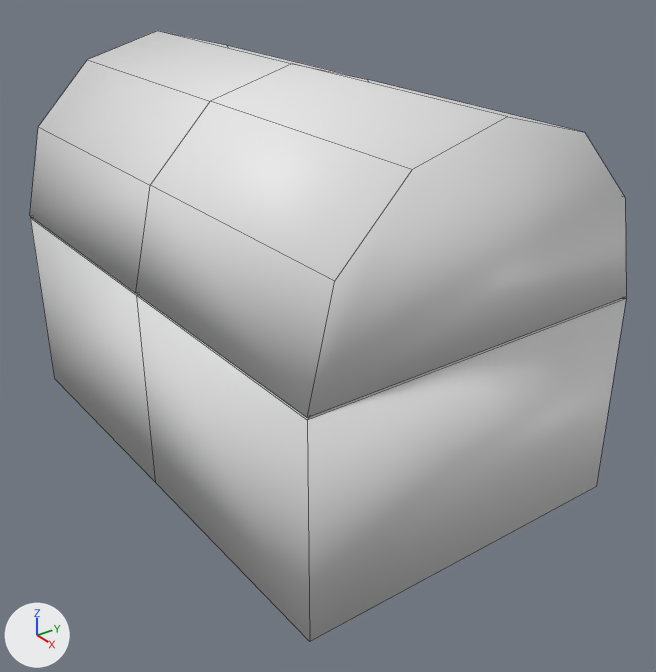
What one commit did to the Blender file Core Gameplay/Minor Project/Assets/Models/chest.blend.
Rendered twice from a 50 mm lens placed at (4.062, -2.767, 3.059), pointed at (0.262, 0.039, 0.735). The lights are fixed; the arrows at lower left show +X, +Y and +Z. Mesh edges are drawn as thin lines.
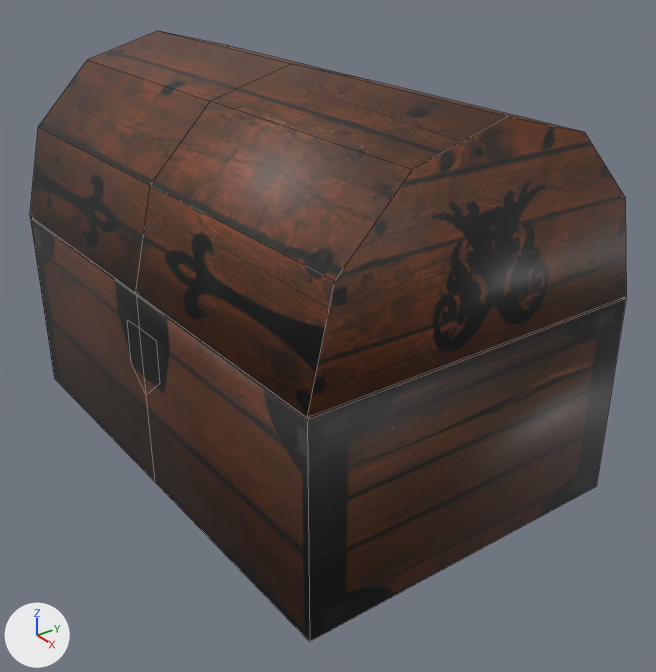
Where the change shows, as pixel boxes [x1, y1, x2, y2] in the pictures (656 x 672 px):
part 1 of me_cylinder, built on: [30, 218, 310, 641] in both
part 2 of me_cylinder, recoloured (grey to brown): [30, 31, 626, 641] in both

The change in detail:
Picture 'treasure.png' (img_treasure_png) is new.
Material 'treasure.png' (mat_treasure_png) is new.
Its texture is img_treasure_png.
me_cylinder is used by ob_cylinder; location (0.0, 0.0, 0.0).
Verts and faces of me_cylinder; kept vertices keep their numbers, new ones are numbered from 45.
Before the commit, vertices of me_cylinder: 8 (-1.53, -1.0, 1.17) at pixel (30, 217), 10 (-1.53, -1.0, 0.0) at pixel (54, 378), 31 (1.53, -1.0, 1.17) at pixel (307, 420), 32 (0.0, -1.0, 1.17) at pixel (136, 295), 35 (1.53, -1.0, 0.0) at pixel (309, 641).
Before the commit, vertices of me_cylinder: 36 (0.0, -1.0, 0.0) at pixel (155, 482).
me_cylinder had 45 vertices, 40 faces and spanned x -1.53..1.53, y -1.0..1.0, z 0.0..2.23.
me_cylinder now has 51 vertices, 42 faces and spans x -1.53..1.53, y -1.0..1.0, z 0.0..2.23.
Part 1, on me_cylinder:
Faces deleted: (8, 10, 36, 32), (31, 32, 36, 35).
New vertex 45 is at (0.0, -1.0, 0.58), pixel (146, 395).
New vertex 46 is at (0.0, -1.0, 0.98), pixel (139, 327).
New vertex 47 is at (0.2, -1.0, 0.74), pixel (160, 382).
New vertex 48 is at (0.2, -1.0, 0.99), pixel (156, 341).
New vertex 49 is at (-0.16, -1.0, 0.71), pixel (131, 362).
New vertex 50 is at (-0.15, -1.0, 0.97), pixel (127, 320).
New faces: (45, 46, 50, 49), (31, 32, 46, 48, 47, 45, 36, 35), (45, 47, 48, 46), (8, 10, 36, 45, 49, 50, 46, 32).
me_cylinder part 2: 38 faces spanning x -1.53..1.53, y -1.0..1.0, z 0.0..2.23 switch from no material to mat_treasure_png (picture img_treasure_png).
